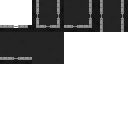
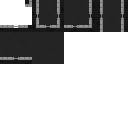
Comparing the layer stacks of the two 128 × 128 images. Changes:
added layer "lvl_pipedreams_corner_inverted" above "lvl_pipedreams_corner_true" over [25, 0, 32, 7]
